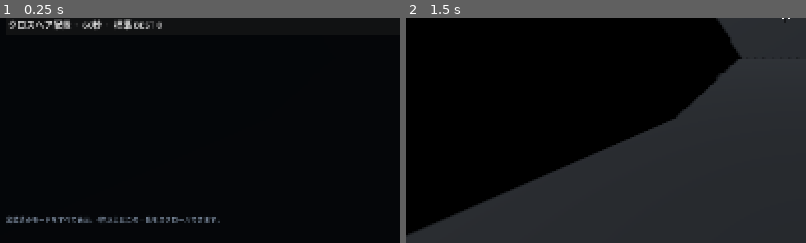
Above: before the commit, frames 1-2 (left to right).
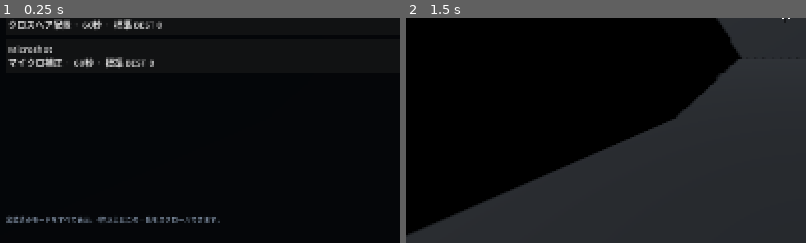
Above: after the commit, the same moments.

Repository: EliteMay/Skin-Aim-Trainer
Game: Godot game, scene res://scenes/main.tscn
Two runs of this game, one before a commit and one after it. Both use one fixed random seed, a clock stepped at 60 frames per second and the inputs below.
Inputs (mouse positions are % of the whole screen's width and height, from its top left):
- Up to frame 1 (0.25 s): no input
- Up to frame 2 (1.5 s): click "60秒の練習を開始" at 0.5 s; tap Enter at 1.25 s; move the mouse to (55, 50) at 1.27 s; tap R at 1.35 s; click (55, 50) at 1.42 s
The pictures show only the part of the screen within x 2-52%, y 50-100%; the shares and areas given below are measured in that part.

The runs differ from the first frame. In frame 1, 1.2% of the frame differs, in the area x 2-39%, y 12-23%; in frame 2, nothing differs.

Commit message:
Add Microshot training mode
* Implement Microshot training mode

* Add Microshot stage

* Test Microshot gameplay and records

* Mark Microshot implementation complete

* Document Microshot mode

* Define Microshot contract

* Specify Microshot movement and records

* Record Microshot implementation

* Record Microshot displacement rule

Diff:
--- a/data/stages.json
+++ b/data/stages.json
@@ -42,5 +42,21 @@
       "Micro Adjustment",
       "VALORANT"
     ]
+  },
+  {
+    "id": "microshot",
+    "mode": "microshot",
+    "title": "Microshot",
+    "category": "マイクロ補正",
+    "description": "中央付近の小さなTargetを、短い距離だけ追い続けて細かいAim補正を反復する練習",
+    "duration_seconds": 60,
+    "playable": true,
+    "sort_order": 40,
+    "tags": [
+      "Micro Adjustment",
+      "Precision",
+      "Clicking",
+      "VALORANT"
+    ]
   }
 ]
--- a/scripts/aim_trainer.gd
+++ b/scripts/aim_trainer.gd
@@ -21,15 +21,17 @@
 	SINGLE,
 	GRIDSHOT,
 	HOLD_ANGLE,
+	MICROSHOT,
 }
 
 const TARGET_DISTANCE := 14.0
-const TRAINING_MODE_KEYS := ["single", "gridshot", "hold_angle"]
-const TRAINING_MODE_LABELS := ["シングル", "Gridshot", "Hold Angle / Pre-Aim"]
+const TRAINING_MODE_KEYS := ["single", "gridshot", "hold_angle", "microshot"]
+const TRAINING_MODE_LABELS := ["シングル", "Gridshot", "Hold Angle / Pre-Aim", "Microshot"]
 const TRAINING_MODE_DESCRIPTIONS := [
 	"1 Targetを順番に狙う基本練習",
 	"3 Targetを素早く切り替えて撃つ練習",
 	"置きAimを維持し、Peek後の小さな補正を撃つ練習",
+	"小さなTargetへ細かいmicro-adjustmentを繰り返す練習",
 ]
 const DEFAULT_TRAINING_MODE := TrainingMode.SINGLE
 const GRIDSHOT_TARGET_COUNT := 3
@@ -39,6 +41,10 @@
 const HOLD_ANGLE_MARKER_RADIUS := 0.16
 const HOLD_ANGLE_PEEK_OFFSETS := [1.0, 1.4, 1.8]
 const HOLD_ANGLE_HEAD_HEIGHT := 1.8
+const MICROSHOT_TARGET_RADII := [0.50, 0.36, 0.26]
+const MICROSHOT_MAX_STEP := [0.75, 1.05, 1.35]
+const MICROSHOT_CENTER_X_RANGE := Vector2(-2.4, 2.4)
+const MICROSHOT_CENTER_Y_RANGE := Vector2(0.9, 3.7)
 const DIFFICULTY_KEYS := ["easy", "normal", "hard"]
 const DIFFICULTY_LABELS := ["かんたん", "標準", "むずかしい"]
 const DIFFICULTY_DESCRIPTIONS := [
@@ -241,6 +247,9 @@
 	"hold_angle_easy": 0,
 	"hold_angle_normal": 0,
 	"hold_angle_hard": 0,
+	"microshot_easy": 0,
+	"microshot_normal": 0,
+	"microshot_hard": 0,
 }
 var personal_best_score := 0
 var last_session_new_best := false
@@ -603,6 +612,8 @@
 		if target_index >= 0:
 			if selected_training_mode == TrainingMode.HOLD_ANGLE:
 				_prepare_hold_angle_cycle()
+			elif selected_training_mode == TrainingMode.MICROSHOT:
+				_move_microshot_target()
 			else:
 				_move_target_at(target_index)
 		_show_feedback("HIT +1", Color(0.42, 1.0, 0.64))
@@ -698,8 +709,45 @@
 	if selected_training_mode == TrainingMode.HOLD_ANGLE:
 		_prepare_hold_angle_cycle()
 		return
+	if selected_training_mode == TrainingMode.MICROSHOT:
+		_place_microshot_start()
+		return
 	for index in range(_active_target_count()):
 		_move_target_at(index)
+
+
+func _place_microshot_start() -> void:
+	if target_bodies.is_empty():
+		return
+	var body := target_bodies[0] as StaticBody3D
+	body.position = Vector3(
+		rng.randf_range(-0.55, 0.55),
+		rng.randf_range(1.65, 2.35),
+		-TARGET_DISTANCE
+	)
+
+
+func _move_microshot_target() -> void:
+	if target_bodies.is_empty():
+		return
+
+	var body := target_bodies[0] as StaticBody3D
+	var current := body.position
+	var max_step: float = MICROSHOT_MAX_STEP[selected_difficulty]
+	var candidate := current
+
+	for attempt in range(20):
+		var angle := rng.randf_range(0.0, TAU)
+		var distance := rng.randf_range(max_step * 0.45, max_step)
+		candidate = Vector3(
+			clampf(current.x + cos(angle) * distance, MICROSHOT_CENTER_X_RANGE.x, MICROSHOT_CENTER_X_RANGE.y),
+			clampf(current.y + sin(angle) * distance, MICROSHOT_CENTER_Y_RANGE.x, MICROSHOT_CENTER_Y_RANGE.y),
+			-TARGET_DISTANCE
+		)
+		if Vector2(candidate.x, candidate.y).distance_to(Vector2(current.x, current.y)) >= max_step * 0.35:
+			break
+
+	body.position = candidate
 
 
 func _prepare_hold_angle_cycle() -> void:
@@ -792,7 +840,11 @@
 
 
 func _apply_difficulty_to_target() -> void:
-	var radius: float = DIFFICULTY_TARGET_RADII[selected_difficulty]
+	var radius: float = (
+		MICROSHOT_TARGET_RADII[selected_difficulty]
+		if selected_training_mode == TrainingMode.MICROSHOT
+		else DIFFICULTY_TARGET_RADII[selected_difficulty]
+	)
 	for index in range(target_meshes.size()):
 		var mesh := target_meshes[index] as MeshInstance3D
 		var sphere := mesh.mesh as SphereMesh
@@ -1044,6 +1096,8 @@
 		return "best_gridshot_%s_score" % _current_difficulty_key()
 	if selected_training_mode == TrainingMode.HOLD_ANGLE:
 		return "best_hold_angle_%s_score" % _current_difficulty_key()
+	if selected_training_mode == TrainingMode.MICROSHOT:
+		return "best_microshot_%s_score" % _current_difficulty_key()
 	return "best_%s_score" % _current_difficulty_key()
 
 
@@ -1244,6 +1298,18 @@
 	)
 	personal_best_scores["hold_angle_hard"] = maxi(
 		int(config.get_value(RECORDS_SECTION, "best_hold_angle_hard_score", 0)),
+		0
+	)
+	personal_best_scores["microshot_easy"] = maxi(
+		int(config.get_value(RECORDS_SECTION, "best_microshot_easy_score", 0)),
+		0
+	)
+	personal_best_scores["microshot_normal"] = maxi(
+		int(config.get_value(RECORDS_SECTION, "best_microshot_normal_score", 0)),
+		0
+	)
+	personal_best_scores["microshot_hard"] = maxi(
+		int(config.get_value(RECORDS_SECTION, "best_microshot_hard_score", 0)),
 		0
 	)
 	_sync_current_personal_best()
--- a/tests/core_smoke.gd
+++ b/tests/core_smoke.gd
@@ -72,13 +72,15 @@
 	assert(is_equal_approx(AimMath.accuracy_percent(7, 10), 70.0))
 
 	var catalog_stages := StageCatalog.load_stages()
-	assert(catalog_stages.size() == 3)
+	assert(catalog_stages.size() == 4)
 	assert(str(catalog_stages[0].get("mode", "")) == "single")
 	assert(str(catalog_stages[0].get("title", "")) == "シングルターゲット")
 	assert(str(catalog_stages[1].get("mode", "")) == "gridshot")
 	assert(int(catalog_stages[1].get("duration_seconds", 0)) == 60)
 	assert(str(catalog_stages[2].get("mode", "")) == "hold_angle")
 	assert(str(catalog_stages[2].get("title", "")) == "Hold Angle / Pre-Aim")
+	assert(str(catalog_stages[3].get("mode", "")) == "microshot")
+	assert(str(catalog_stages[3].get("title", "")) == "Microshot")
 
 	var settings_path := ProjectSettings.globalize_path("user://settings.cfg")
 	if FileAccess.file_exists("user://settings.cfg"):
@@ -109,7 +111,7 @@
 		"UI/HomeOverlay/Margin/Content/Body/Library/StageScroll/StageList"
 	) as VBoxContainer
 	assert(home_stage_list != null)
-	assert(home_stage_list.get_child_count() == 3)
+	assert(home_stage_list.get_child_count() == 4)
 	var stage_scroll := instance.get_node(
 		"UI/HomeOverlay/Margin/Content/Body/Library/StageScroll"
 	) as ScrollContainer
@@ -129,12 +131,15 @@
 	var first_stage_button := home_stage_list.get_child(0) as Button
 	var second_stage_button := home_stage_list.get_child(1) as Button
 	var third_stage_button := home_stage_list.get_child(2) as Button
+	var fourth_stage_button := home_stage_list.get_child(3) as Button
 	assert(first_stage_button != null)
 	assert(second_stage_button != null)
 	assert(third_stage_button != null)
+	assert(fourth_stage_button != null)
 	assert(first_stage_button.text.contains("シングルターゲット"))
 	assert(second_stage_button.text.contains("Gridshot"))
 	assert(third_stage_button.text.contains("Hold Angle / Pre-Aim"))
+	assert(fourth_stage_button.text.contains("Microshot"))
 	assert(first_stage_button.button_pressed)
 
 	assert(instance.get_node(selected_prefix + "/Title").text == "シングルターゲット")
@@ -595,6 +600,34 @@
 	)
 
 	instance._show_home()
+	instance._open_stage("microshot")
+	assert(instance.selected_training_mode == instance.TrainingMode.MICROSHOT)
+	assert(instance.get_node(selected_prefix + "/Title").text == "Microshot")
+	assert(instance.personal_best_score == 0)
+	var micro_radius := (instance.target_meshes[0] as MeshInstance3D).mesh as SphereMesh
+	assert(is_equal_approx(micro_radius.radius, 0.36))
+	instance.start_training()
+	var micro_start: Vector3 = instance.target_bodies[0].position
+	assert(absf(micro_start.x) <= 0.55)
+	assert(micro_start.y >= 1.65 and micro_start.y <= 2.35)
+	instance._move_microshot_target()
+	var micro_next: Vector3 = instance.target_bodies[0].position
+	var micro_delta := Vector2(micro_next.x - micro_start.x, micro_next.y - micro_start.y).length()
+	assert(micro_delta > 0.0)
+	assert(micro_delta <= instance.MICROSHOT_MAX_STEP[instance.DifficultyLevel.NORMAL] + 0.01)
+	instance.score = 5
+	instance.hits = 5
+	instance.shots = 6
+	instance.misses = 1
+	instance.session_remaining_seconds = 0.01
+	instance._process(0.02)
+	assert(instance.run_state == instance.RunState.RESULT)
+	assert(instance.personal_best_score == 5)
+	records_config = ConfigFile.new()
+	assert(records_config.load("user://settings.cfg") == OK)
+	assert(int(records_config.get_value("training_records", "best_microshot_normal_score", 0)) == 5)
+
+	instance._show_home()
 	instance._open_stage("single")
 	assert(instance.selected_training_mode == instance.TrainingMode.SINGLE)
 	assert(instance.personal_best_score == 12)
Not shown, changed: PROJECT_LEARNINGS.md
Not shown, changed: README.md
Not shown, changed: REQUIREMENTS.md
Not shown, changed: SPEC.md
Not shown, changed: WORK_REPORT.md
Not shown, changed: docs/ROADMAP.md
